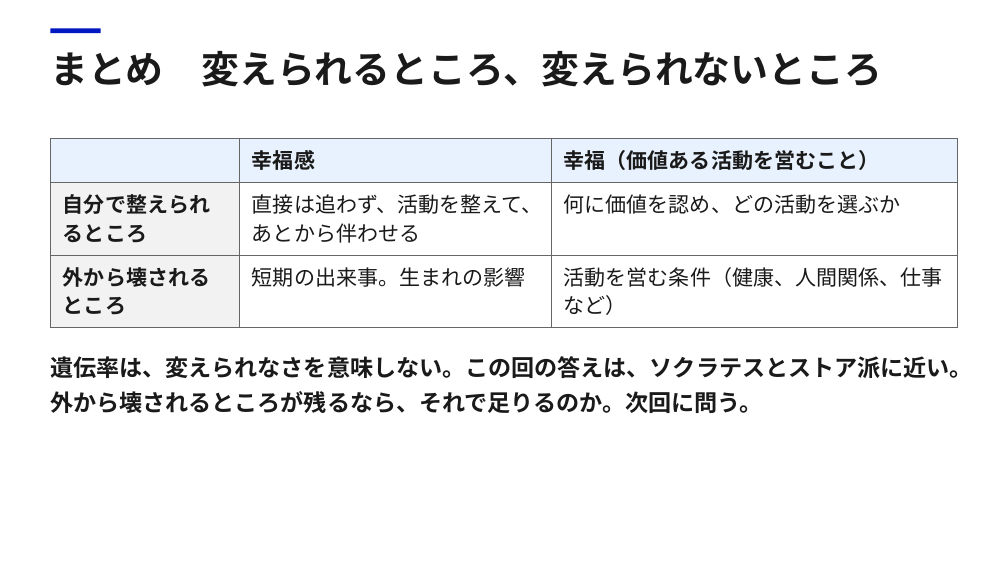
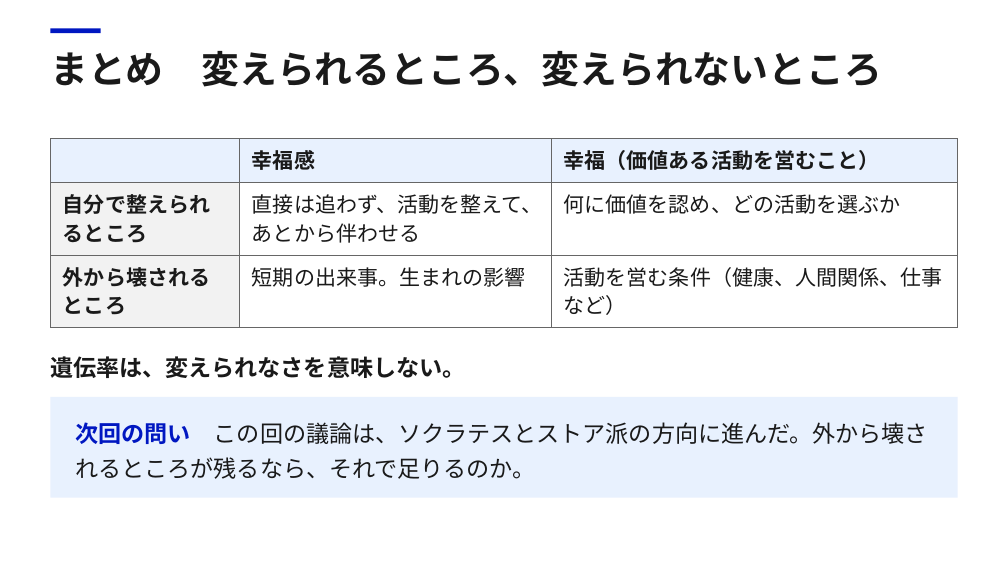
Before and after one commit to Daisetsu1980/markitdown, a slide deck: slide 29 of work/幸福_第2回/幸福_第2回.pptx. Drawn at 1008x567 pixels with LibreOffice and Linux fonts; fonts in the diff are those of the drawing. Boxes give left, top, right and bottom in pixels: in the first picture for what was removed or moved away, otherwise in the second. Text is boxed around its words. In the diff, an @@ line names an element or a change of style, - is before the commit and + after.

```diff
--- a/work/幸福_第2回/幸福_第2回.pptx
+++ b/work/幸福_第2回/幸福_第2回.pptx
@@ text at bbox=[50, 356, 465, 378]: text changed @@
-遺伝率は、変えられなさを意味しない。この回の答えは、ソクラテスとストア派に近い。外から壊されるところが残るなら、それで足りるのか。次回に問う。
+遺伝率は、変えられなさを意味しない。
@@ rectangle added at bbox=[51, 397, 958, 498], fill #E8F1FE @@
@@ text added at bbox=[76, 422, 928, 479], 22 pt, text #1A1A1A @@
+次回の問い この回の議論は、ソクラテスとストア派の方向に進んだ。外から壊されるところが残るなら、それで足りるのか。
```
Also in this commit, not shown: 17 other slides changed, 22 other files.
